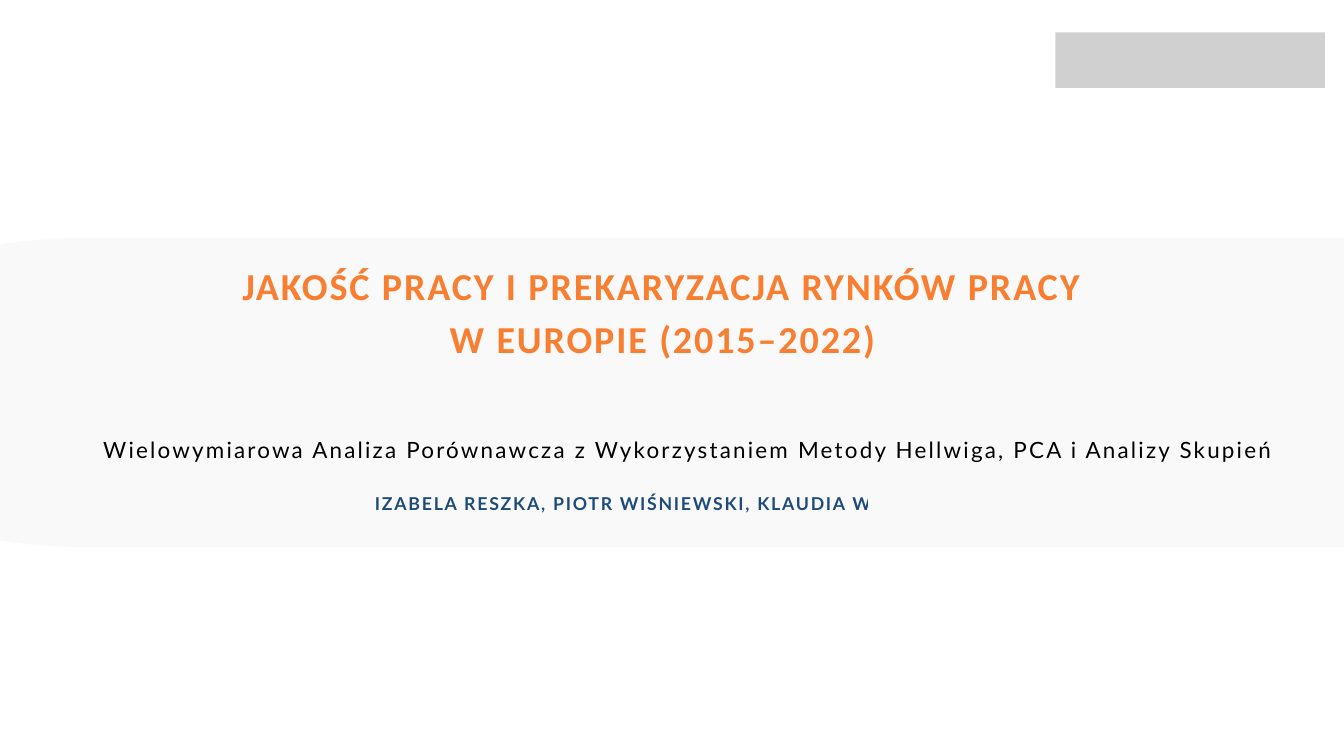
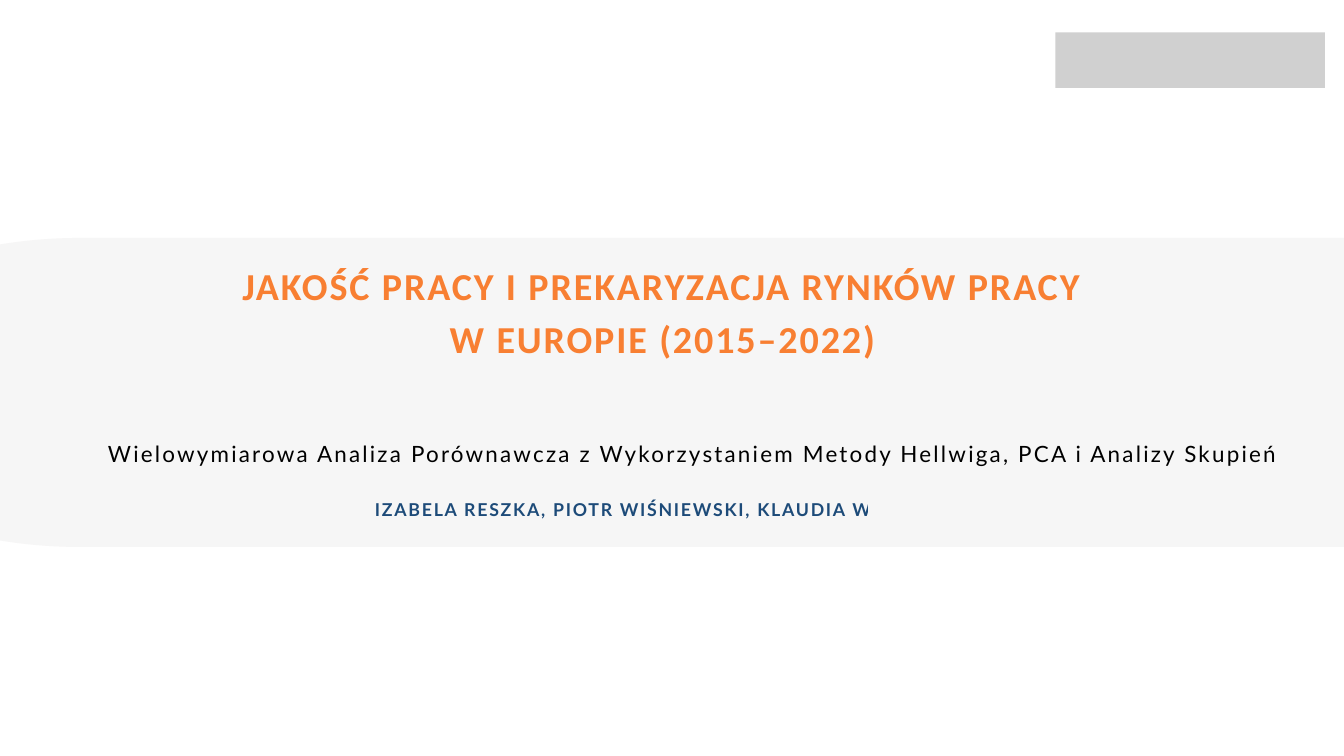
Before and after one commit to iZabela0001/Analiza-wielowymiarowa, a slide deck: slide 1 of Jakość pracy i prekaryzacja rynków pracy.pptx. Drawn at 1344x756 pixels with LibreOffice and Linux fonts; fonts in the diff are those of the drawing; grey boxes stand for pictures; background and template pictures are left out. Boxes give left, top, right and bottom in pixels: in the first picture for what was removed or moved away, otherwise in the second. Text is boxed around its words. In the diff, an @@ line names an element or a change of style, - is before the commit and + after.

```diff
--- a/Jakość pracy i prekaryzacja rynków pracy.pptx
+++ b/Jakość pracy i prekaryzacja rynków pracy.pptx
@@ freeform shape at [0, 238, 1344, 547]: fill #F2F1F1 at 41% opacity to #F2F1F1 at 63% opacity @@
@@ text "Wielowymiarowa Analiza Porównawcza z Wykorzystaniem ...": place and size @@
-text "Wielowymiarowa Analiza Porównawcza z Wykorzystaniem ..." at [103, 441, 1271, 462]
+text "Wielowymiarowa Analiza Porównawcza z Wykorzystaniem ..." at [108, 445, 1275, 466]
@@ text "IZABELA RESZKA, PIOTR WIŚNIEWSKI, KLAUDIA ...": place and size @@
-text "IZABELA RESZKA, PIOTR WIŚNIEWSKI, KLAUDIA ..." at [375, 495, 949, 513]
+text "IZABELA RESZKA, PIOTR WIŚNIEWSKI, KLAUDIA ..." at [375, 501, 949, 519]
```
Also in this commit, not shown: 9 other slides changed.
